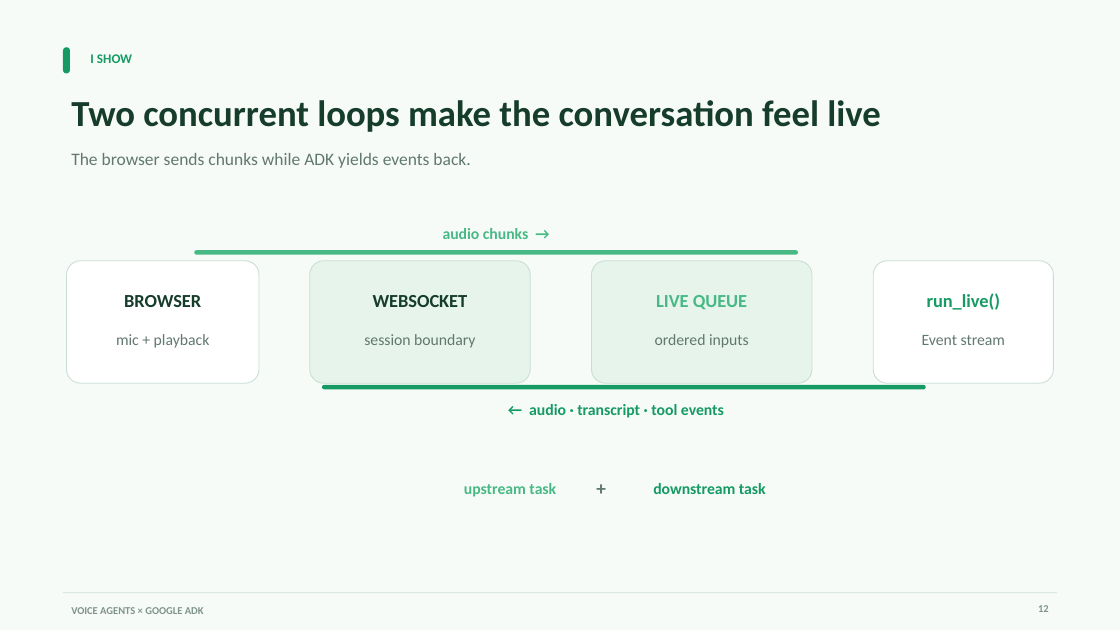
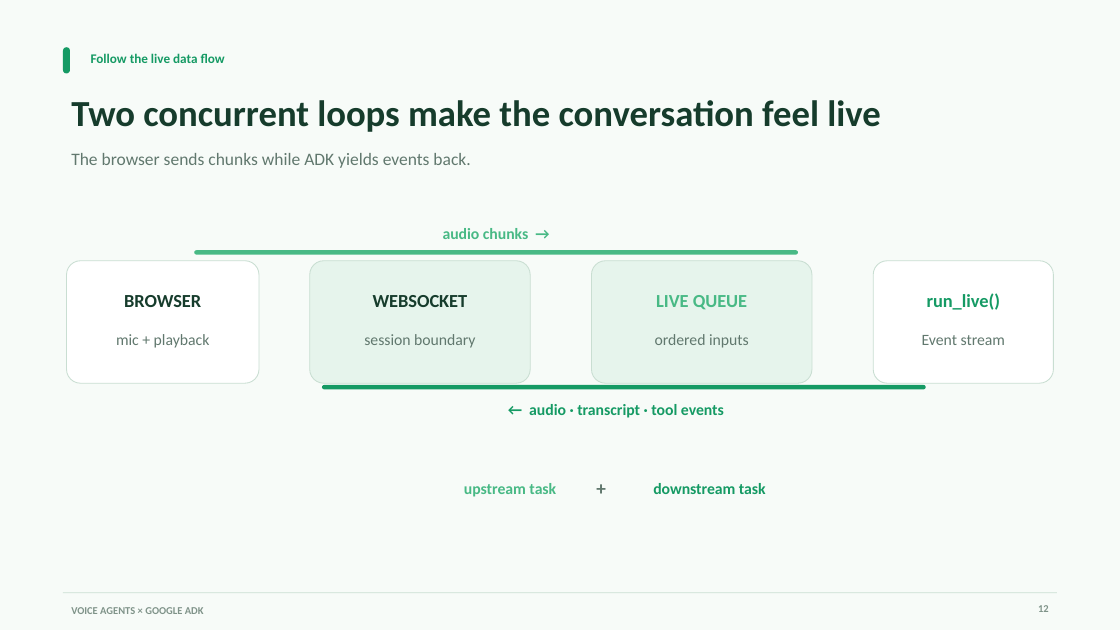
Before and after one commit to aswincsekar/adk-voice-workshop, a slide deck: slide 12 of slides/google-adk-voice-agents-workshop.pptx. Drawn at 1120x630 pixels with LibreOffice and Linux fonts; fonts in the diff are those of the drawing. Boxes give left, top, right and bottom in pixels: in the first picture for what was removed or moved away, otherwise in the second. Text is boxed around its words. In the diff, an @@ line names an element or a change of style, - is before the commit and + after.

```diff
--- a/slides/google-adk-voice-agents-workshop.pptx
+++ b/slides/google-adk-voice-agents-workshop.pptx
@@ text at [91,53,225,63]: text changed @@
-I SHOW
+Follow the live data flow
```
Also in this commit, not shown: 17 other slides changed.
